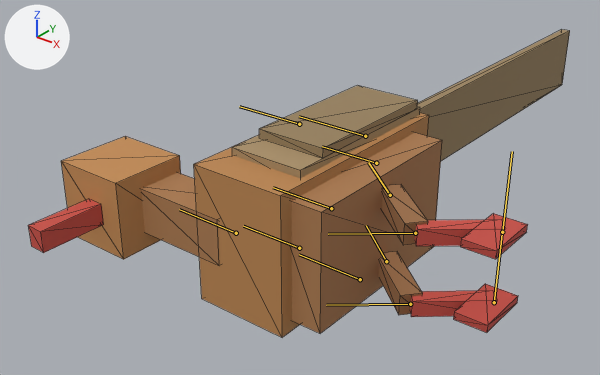
The glTF model assets/creatures/pheasant/model.glb: old version first, new version second.
Before and after are seen from a camera (50 mm lens) standing at (0.409, -0.558, 0.441) and looking at (-0.094, 0.07, 0.051). Arrows for +X, +Y and +Z are at upper left; the lights stay in place. The picture after the commit comes second. Both versions are drawn at frame 29 of the action 'die'; the numbers are the values there. The bones that bend it are drawn over the model as lines. Mesh edges are drawn as thin lines.

Objects in the first picture: 'built'.
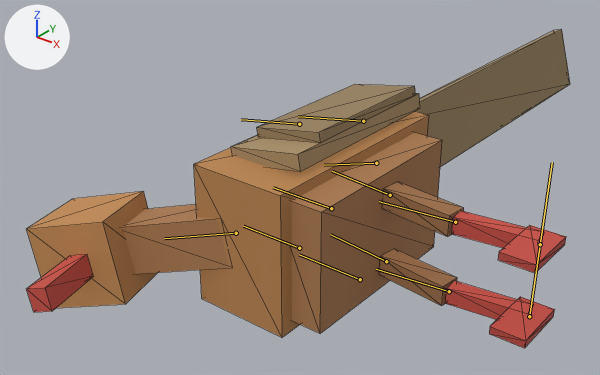
The change in detail:
Bone 'head' (bone_head) turns from (0, 0, 0) to (23, 0, 14) degrees about its own x, y and z.
Bone 'abdomen' (bone_abdomen) turns from (0, 0, 0) to (0, 0, 17) degrees about its own x, y and z.
Bone 'leg_l0' (bone_leg_l0) turns from (-40, 0, 0) to (-7, 0, 0) degrees about its own x, y and z.
Bone 'leg_l0_knee' (bone_leg_l0_knee) turns from (80, 0, 0) to (14, 0, 0) degrees about its own x, y and z.
Bone 'leg_l0_foot' (bone_leg_l0_foot) turns from (0, -40, -90) to (0, -7, -90) degrees about its own x, y and z.
Bone 'leg_r0' (bone_leg_r0) turns from (-40, 0, 0) to (-7, 0, 0) degrees about its own x, y and z.
Bone 'leg_r0_knee' (bone_leg_r0_knee) turns from (80, 0, 0) to (14, 0, 0) degrees about its own x, y and z.
Bone 'leg_r0_foot' (bone_leg_r0_foot) turns from (0, -40, -90) to (0, -7, -90) degrees about its own x, y and z.
Bone 'wing_r' (bone_wing_r) turns from (0, 0, 0) to (0, 0, 10) degrees about its own x, y and z.

What differs and where, as boxes (x1, y1, x2, y2) in the pictures (600 x 375 px):
'built', posed: before (28, 29, 570, 337); after (26, 29, 570, 348)
bone 'head', root to tip: before (236, 233) to (179, 209); after (236, 233) to (164, 238)
bone 'abdomen', root to tip: before (376, 163) to (322, 146); after (376, 163) to (324, 165)
bone 'leg_l0', root to tip: before (386, 261) to (366, 225); after (386, 261) to (330, 234)
bone 'leg_l0_knee', root to tip: before (410, 304) to (326, 305); after (449, 291) to (376, 269)
bone 'leg_l0_foot', root to tip: before (494, 302) to (502, 229); after (529, 316) to (540, 241)
bone 'leg_r0', root to tip: before (390, 195) to (368, 162); after (390, 195) to (332, 171)
bone 'leg_r0_knee', root to tip: before (415, 233) to (328, 234); after (455, 222) to (379, 201)
bone 'leg_r0_foot', root to tip: before (502, 232) to (512, 151); after (540, 244) to (552, 162)
bone 'wing_r', root to tip: before (299, 124) to (239, 106); after (299, 124) to (241, 119)
